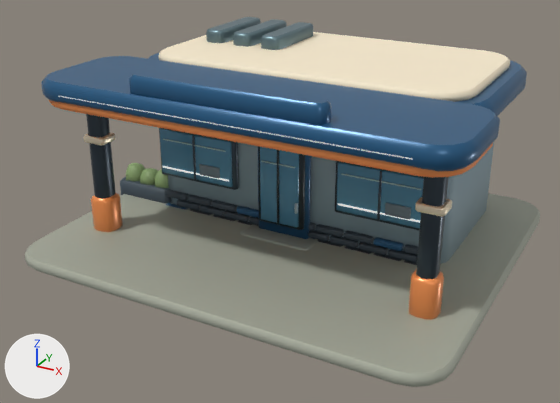
The glTF model assets/models/regions/metro_fuel.glb: old version first, new version second.
Camera for both pictures: a 50 mm lens placed at (6.56, -12.05, 7.0), pointed at (-0.08, 0.02, 0.97). Every picture has the same lights, and +X, +Y and +Z are marked at lower left. The first picture is the older version. Vertices at exactly the same position are counted once.

Names of what the first picture shows: 'Fuel'.
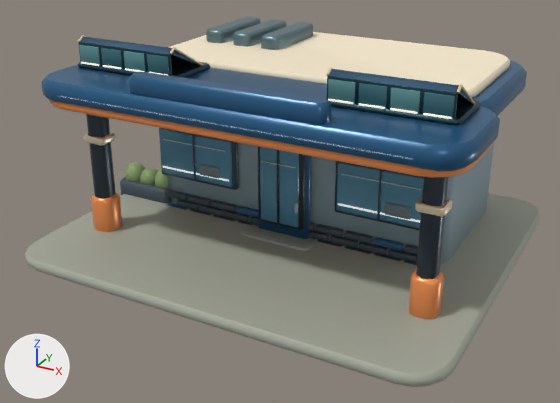
Location of each change, [x1, y1, x2, y2] in pixels of the pictures (560 x 403 px):
part 1 of me_fuel, added
    after: [124, 51, 145, 72]
part 2 of me_fuel, added
    after: [147, 54, 169, 75]
part 3 of me_fuel, added
    after: [328, 79, 356, 105]
part 4 of me_fuel, added
    after: [390, 87, 420, 114]
part 5 of me_fuel, added
    after: [423, 92, 455, 119]
part 6 of me_fuel, added
    after: [328, 99, 354, 104]
part 7 of me_fuel, added
    after: [359, 103, 385, 109]
part 8 of me_fuel, added
    after: [390, 108, 418, 114]
part 9 of me_fuel, added
    after: [423, 113, 452, 119]
part 10 of me_fuel, added
    after: [78, 35, 210, 78]
part 11 of me_fuel, added
    after: [325, 67, 481, 125]
part 12 of me_fuel, recoloured
    both: [74, 45, 481, 144]

Edits to the bpy script that builds the scene:
```text
Change me_fuel:
    used by ob_fuel; location = (0.0, 0.0, 0.0)
    remove me_fuel.from_pydata(...)  # 5074 vertices, 9864 faces; spans x -4.34..4.2, y -3.1..4.2, z 0.0..3.74
    add me_fuel.from_pydata(...)  # 6754 vertices, 13100 faces; spans x -4.34..4.2, y -3.1..4.2, z 0.0..4.01
    me_fuel part 1: the loose piece of 72 vertices spanning x -2.96..-1.24, y 0.1..0.17, z 1.0..1.96 is copied, and the copy is scaled about its middle by (0.268, 0.333, 0.392), then moved by (-0.31, -1.32, 2.2); it spans x -2.64..-2.18, y -1.2..-1.17, z 3.49..3.86
    me_fuel part 2: the loose piece of 72 vertices spanning x -2.96..-1.24, y 0.1..0.17, z 1.0..1.96 is copied, and the copy is scaled about its middle by (0.268, 0.333, 0.392), then moved by (0.22, -1.32, 2.2); it spans x -2.11..-1.65, y -1.2..-1.17, z 3.49..3.86
    me_fuel part 3: the loose piece of 72 vertices spanning x 1.07..2.79, y 0.1..0.17, z 1.0..1.96 is copied, and the copy is scaled about its middle by (0.268, 0.333, 0.392), then moved by (-0.25, -1.32, 2.2); it spans x 1.45..1.91, y -1.2..-1.17, z 3.49..3.86
    me_fuel part 4: the loose piece of 72 vertices spanning x 2.05..2.53, y 0.07..0.1, z 1.14..1.37 is copied, and the copy is scaled about its middle by (0.967, 0.758, 1.66), then moved by (0.44, -1.27, 2.42), in mat_tint; it spans x 2.5..2.96, y -1.2..-1.17, z 3.49..3.86
    me_fuel part 5: the loose piece of 72 vertices spanning x 2.05..2.53, y 0.07..0.1, z 1.14..1.37 is copied, and the copy is scaled about its middle by (0.967, 0.758, 1.66), then moved by (0.97, -1.27, 2.42), in mat_tint; it spans x 3.03..3.49, y -1.2..-1.17, z 3.49..3.86
    me_fuel part 6: the loose piece of 72 vertices spanning x 2.35..3.25, y -1.54..-1.42, z 2.95..2.97 is copied, and the copy is scaled about its middle by (0.485, 0.147, 1.35), then moved by (-1.12, 0.28, 0.57); it spans x 1.47..1.9, y -1.22..-1.19, z 3.51..3.55
    me_fuel part 7: the loose piece of 72 vertices spanning x 2.35..3.25, y -1.54..-1.42, z 2.95..2.97 is copied, and the copy is scaled about its middle by (0.485, 0.147, 1.35), then moved by (-0.59, 0.28, 0.57); it spans x 1.99..2.42, y -1.22..-1.19, z 3.51..3.55
    me_fuel part 8: the loose piece of 72 vertices spanning x 2.35..3.25, y -1.54..-1.42, z 2.95..2.97 is copied, and the copy is scaled about its middle by (0.485, 0.147, 1.35), then moved by (-0.07, 0.28, 0.57); it spans x 2.52..2.95, y -1.22..-1.19, z 3.51..3.55
    me_fuel part 9: the loose piece of 72 vertices spanning x 2.35..3.25, y -1.54..-1.42, z 2.95..2.97 is copied, and the copy is scaled about its middle by (0.485, 0.147, 1.35), then moved by (0.46, 0.28, 0.57); it spans x 3.04..3.47, y -1.22..-1.19, z 3.51..3.55
    me_fuel part 10: 360 vertices added at x -3.82..-1.52, y -1.23..0.01, z 3.41..4.01
    me_fuel part 11: 288 vertices added at x 1.33..3.62, y -1.23..0.01, z 3.41..4.01
    me_fuel part 12: 104 kept faces spanning x -3.98..3.93, y -2.18..3.49, z 2.95..3.73 get new vertex colours; the middle colour goes from beige #cdc4aa to beige #cabfa7
    other edits to the shape of me_fuel do not show in these pictures
```
